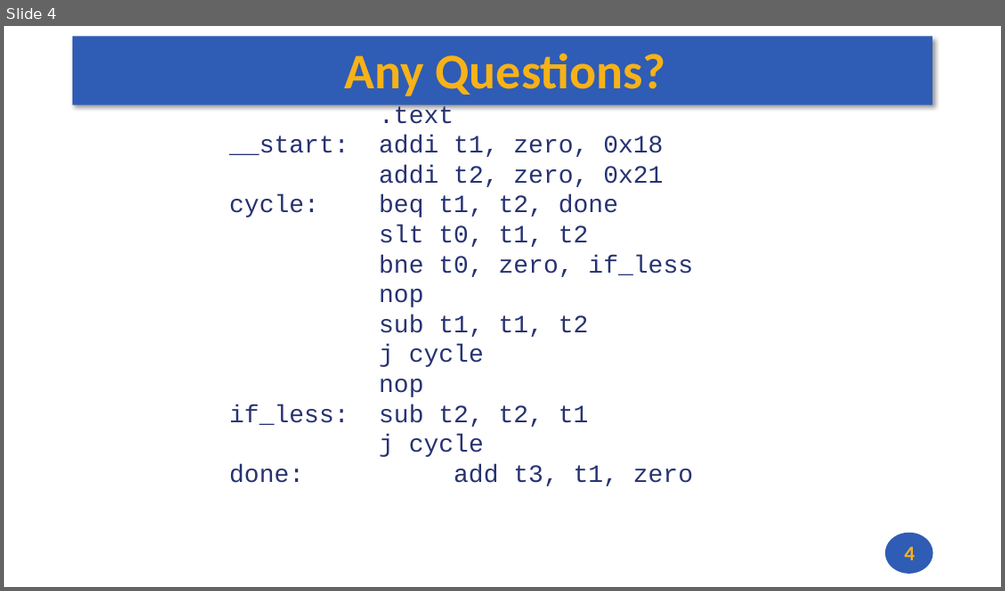
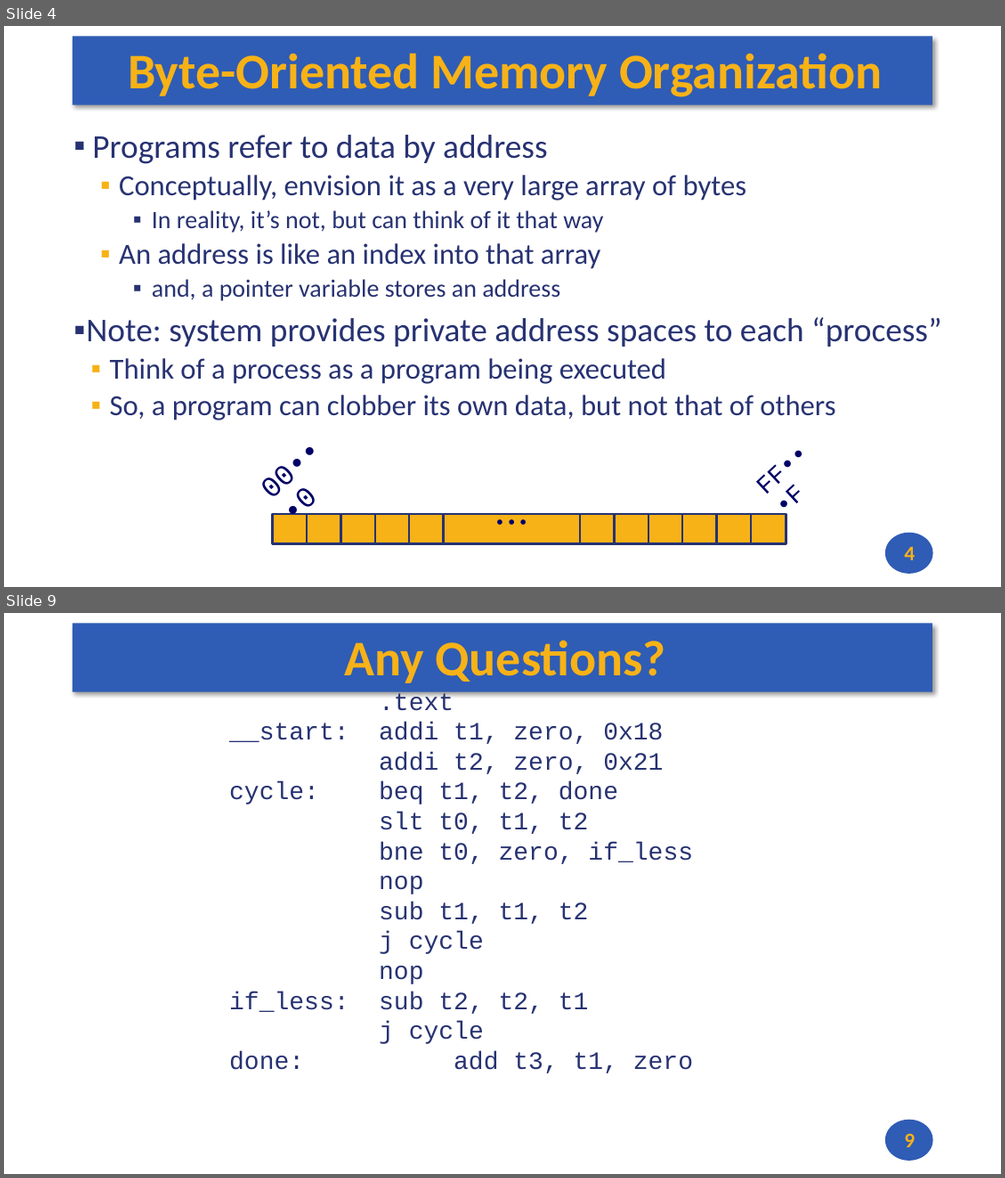
Before and after one commit to andrewt0301/hse-acos-course, a slide deck: docs/part1ca/02_DataTypes/CA_Lecture_02.pptx. Shown one above the other, each under a label of ours: slide 4 before the commit, slides 4 and 9 after it; the slides between them are not shown. The pictures are 1005x591 and 1005x1178 pixels, drawn with LibreOffice and Linux fonts; fonts in the diff are those of the drawing. Boxes give left, top, right and bottom in pixels: in the first picture for what was removed or moved away, otherwise in the second. Text is boxed around its words. In the diff, an @@ line names an element or a change of style, - is before the commit and + after.

```diff
--- a/docs/part1ca/02_DataTypes/CA_Lecture_02.pptx
+++ b/docs/part1ca/02_DataTypes/CA_Lecture_02.pptx
@@ slide 4 added at bbox=[4, 26, 1001, 587], background #FFFFFF; not listed: 2 template elements that a slide beside it also shows @@
@@ title added at bbox=[128, 53, 882, 97], 48 pt, text #F7B217, bold @@
+Byte-Oriented Memory Organization
@@ text added at bbox=[86, 135, 941, 420], 28 pt, text #273272 @@
+▪ Programs refer to data by address
+  ▪ Conceptually, envision it as a very large array of bytes
+    ▪ In reality, it’s not, but can think of it that way
+  ▪ An address is like an index into that array
+    ▪ and, a pointer variable stores an address
+▪ Note: system provides private address spaces to each “process”
+  ▪ Think of a process as a program being executed
+  ▪ So, a program can clobber its own data, but not that of others
@@ group added at bbox=[272, 468, 806, 555]: 12 rectangles, 3 texts @@
+• • •
+00•••0
+FF•••F
@@ page number added at bbox=[904, 547, 914, 560], 20 pt, text #F7B217, bold @@
+4
@@ what was slide 4 is now slide 9 @@
@@ page number at bbox=[904, 1133, 914, 1147]: text changed @@
-4
+9
```
Also in this commit, not shown: 4 other slides added, 2 other files.
